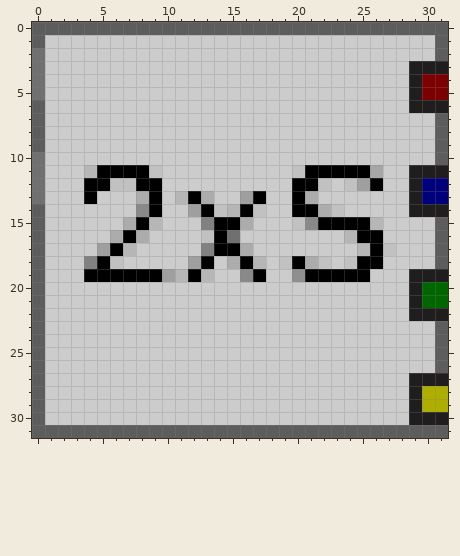
Two versions of one pixel-art sprite, res/avionics/sensor_duplex.png. The picture above was drawn from the file before the commit.
The file is 32x32 pixels. Colours within 5 levels of each other are drawn and written as one.
New version:
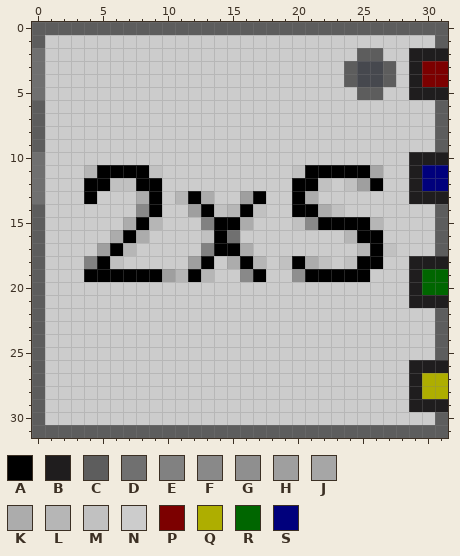
Palette (. is transparent): A #000000  B #1f1d1e  C #5d5d5d  D #707070  E #818181  F #898989  G #8f8f8f  H #9f9f9f  J #a6a6a6  K #acacac  L #b6b6b6  M #c1c1c1  N #cccccc  P #7c0000  Q #aeae00  R #006600  S #00007c
Diff:
{"y":2,"x":25,"old":"NN","new":"CC"}
{"y":2,"x":29,"old":"NNC","new":"BBB"}
{"y":3,"x":24,"old":"NNNN","new":"C..C"}
{"y":3,"x":30,"old":"BB","new":"PP"}
{"y":4,"x":24,"old":"NNNN","new":"C..C"}
{"y":5,"x":25,"old":"NN","new":"CC"}
{"y":5,"x":30,"old":"PP","new":"BB"}
{"y":6,"x":29,"old":"BBB","new":"NNC"}
{"y":10,"x":29,"old":"NNC","new":"BBB"}
{"y":11,"x":30,"old":"BB","new":"SS"}
{"y":13,"x":30,"old":"SS","new":"BB"}
{"y":14,"x":29,"old":"BBB","new":"NNC"}
{"y":18,"x":29,"old":"NNC","new":"BBB"}
{"y":19,"x":30,"old":"BB","new":"RR"}
{"y":21,"x":30,"old":"RR","new":"BB"}
{"y":22,"x":29,"old":"BBB","new":"NNC"}
{"y":26,"x":29,"old":"NNC","new":"BBB"}
{"y":27,"x":30,"old":"BB","new":"QQ"}
{"y":29,"x":30,"old":"QQ","new":"BB"}
{"y":30,"x":29,"old":"BBB","new":"NNC"}
